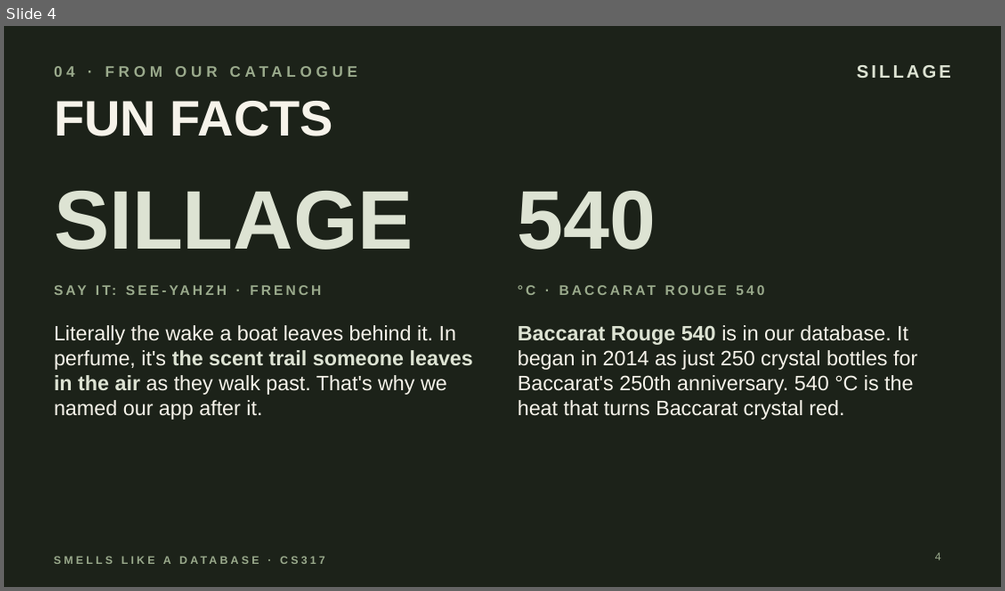
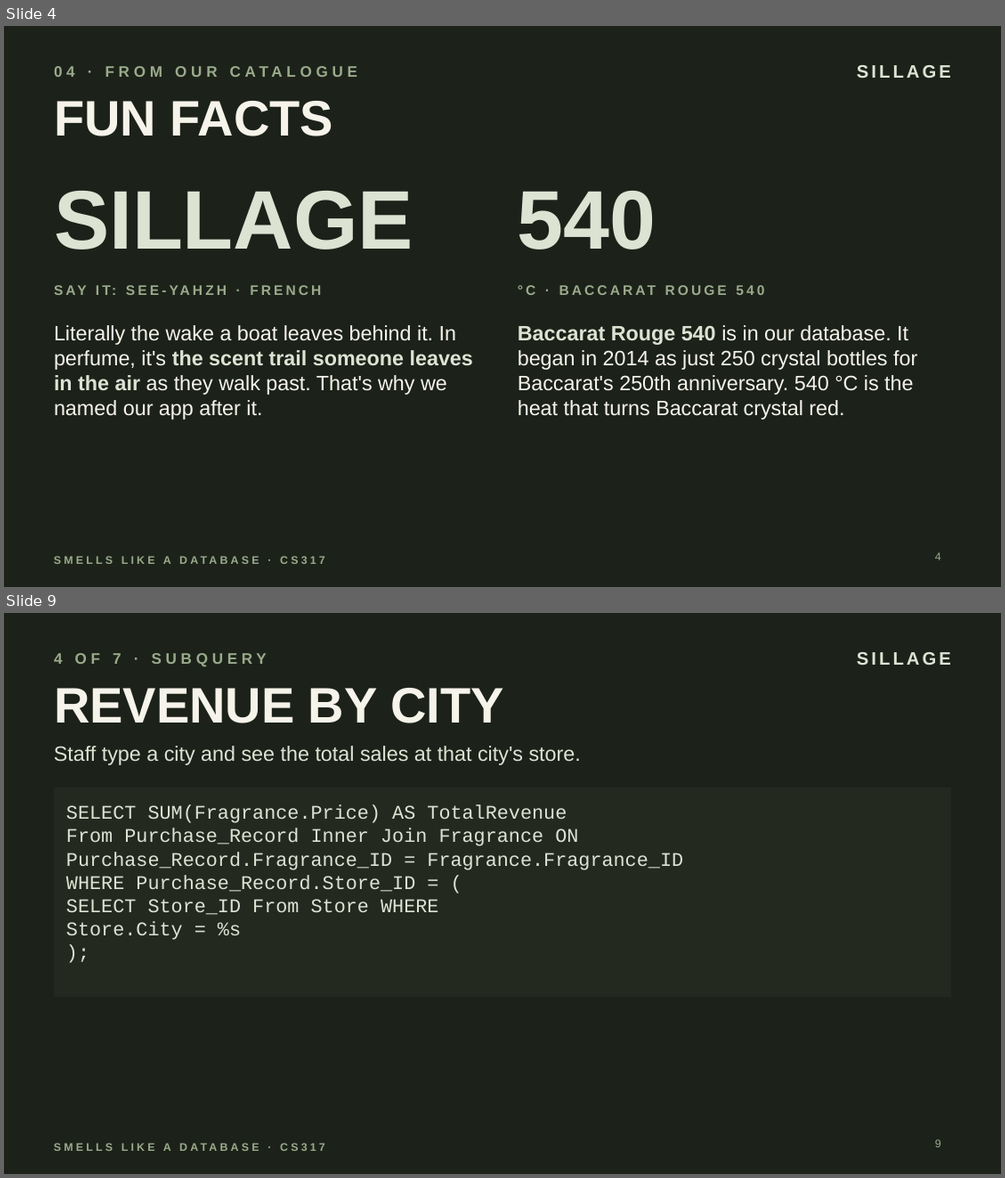
Before and after one commit to t-drape/Smells_Like_A_Database, a slide deck: CS317_Smells_Like_a_Database.pptx. Shown one above the other, each under a label of ours: slide 4 before the commit, slides 4 and 9 after it; the slides between them are not shown. The pictures are 1005x591 and 1005x1178 pixels, drawn with LibreOffice and Linux fonts; fonts in the diff are those of the drawing. Boxes give left, top, right and bottom in pixels: in the first picture for what was removed or moved away, otherwise in the second. Text is boxed around its words. In the diff, an @@ line names an element or a change of style, - is before the commit and + after.

```diff
--- a/CS317_Smells_Like_a_Database.pptx
+++ b/CS317_Smells_Like_a_Database.pptx
@@ slide 9 added at (4, 613, 1001, 1174), background #1C2219; not listed: 2 template elements that a slide beside it also shows @@
@@ text added at (54, 653, 267, 667), 11 pt, text #9AAA8C, bold @@
+4 OF 7 · SUBQUERY
@@ title added at (54, 688, 503, 723), 36 pt, text #F6F3EA, bold @@
+REVENUE BY CITY
@@ text added at (54, 746, 581, 765), 15 pt, text #DDE3D3 @@
+Staff type a city and see the total sales at that city's store.
@@ rectangle added at (54, 787, 951, 997), fill #23291F, 14 pt, text #DDE3D3 @@
+SELECT SUM(Fragrance.Price) AS TotalRevenue
+From Purchase_Record Inner Join Fragrance ON
+Purchase_Record.Fragrance_ID = Fragrance.Fragrance_ID
+WHERE Purchase_Record.Store_ID = (
+SELECT Store_ID From Store WHERE
+Store.City = %s
+);
@@ page number added at (935, 1139, 941, 1147), 8 pt, text #9AAA8C @@
+9
```
Also in this commit, not shown: 9 other slides added.
